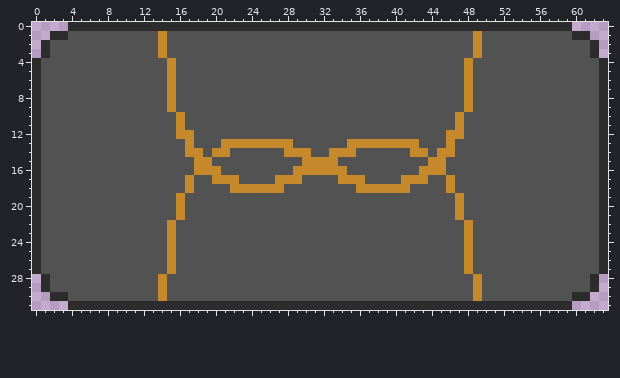
Pixel-art sprite -- Assets/Assignment/Textures/Buildings/Splitter.png. The picture above was drawn from the file before the commit.
The file is 64x32 pixels.
Now the later version:
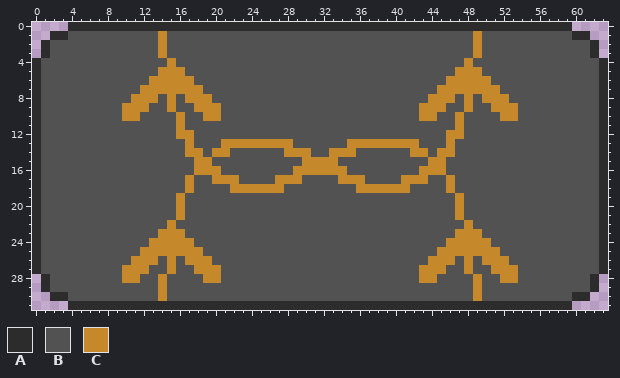
Palette (. is transparent): A #2c2c2c  B #525252  C #c5892b
From old to new:
@@ x 0..63 @@
  4 ABBBBBBBBBBBBBBCBBBBBBBBBBBBBBBBBBBBBBBBBBBBBBBBCBBBBBBBBBBBBBBA
- 5 ABBBBBBBBBBBBBBCBBBBBBBBBBBBBBBBBBBBBBBBBBBBBBBBCBBBBBBBBBBBBBBA
- 6 ABBBBBBBBBBBBBBCBBBBBBBBBBBBBBBBBBBBBBBBBBBBBBBBCBBBBBBBBBBBBBBA
- 7 ABBBBBBBBBBBBBBCBBBBBBBBBBBBBBBBBBBBBBBBBBBBBBBBCBBBBBBBBBBBBBBA
- 8 ABBBBBBBBBBBBBBCBBBBBBBBBBBBBBBBBBBBBBBBBBBBBBBBCBBBBBBBBBBBBBBA
- 9 ABBBBBBBBBBBBBBCBBBBBBBBBBBBBBBBBBBBBBBBBBBBBBBBCBBBBBBBBBBBBBBA
-10 ABBBBBBBBBBBBBBBCBBBBBBBBBBBBBBBBBBBBBBBBBBBBBBCBBBBBBBBBBBBBBBA
+ 5 ABBBBBBBBBBBBBCCCBBBBBBBBBBBBBBBBBBBBBBBBBBBBBBCCCBBBBBBBBBBBBBA
+ 6 ABBBBBBBBBBBBCCCCCBBBBBBBBBBBBBBBBBBBBBBBBBBBBCCCCCBBBBBBBBBBBBA
+ 7 ABBBBBBBBBBBCCCCCCCBBBBBBBBBBBBBBBBBBBBBBBBBBCCCCCCCBBBBBBBBBBBA
+ 8 ABBBBBBBBBBCCCBCBCCCBBBBBBBBBBBBBBBBBBBBBBBBCCCBCBCCCBBBBBBBBBBA
+ 9 ABBBBBBBBBCCCBBCBBCCCBBBBBBBBBBBBBBBBBBBBBBCCCBBCBBCCCBBBBBBBBBA
+10 ABBBBBBBBBCCBBBBCBBCCBBBBBBBBBBBBBBBBBBBBBBCCBBCBBBBCCBBBBBBBBBA
 11 ABBBBBBBBBBBBBBBCBBBBBBBBBBBBBBBBBBBBBBBBBBBBBBCBBBBBBBBBBBBBBBA
@@ x 0..63 @@
 22 ABBBBBBBBBBBBBBCBBBBBBBBBBBBBBBBBBBBBBBBBBBBBBBBCBBBBBBBBBBBBBBA
-23 ABBBBBBBBBBBBBBCBBBBBBBBBBBBBBBBBBBBBBBBBBBBBBBBCBBBBBBBBBBBBBBA
-24 ABBBBBBBBBBBBBBCBBBBBBBBBBBBBBBBBBBBBBBBBBBBBBBBCBBBBBBBBBBBBBBA
-25 ABBBBBBBBBBBBBBCBBBBBBBBBBBBBBBBBBBBBBBBBBBBBBBBCBBBBBBBBBBBBBBA
-26 ABBBBBBBBBBBBBBCBBBBBBBBBBBBBBBBBBBBBBBBBBBBBBBBCBBBBBBBBBBBBBBA
-27 ABBBBBBBBBBBBBBCBBBBBBBBBBBBBBBBBBBBBBBBBBBBBBBBCBBBBBBBBBBBBBBA
-28 .ABBBBBBBBBBBBCBBBBBBBBBBBBBBBBBBBBBBBBBBBBBBBBBBCBBBBBBBBBBBBA.
+23 ABBBBBBBBBBBBBCCCBBBBBBBBBBBBBBBBBBBBBBBBBBBBBBCCCBBBBBBBBBBBBBA
+24 ABBBBBBBBBBBBCCCCCBBBBBBBBBBBBBBBBBBBBBBBBBBBBCCCCCBBBBBBBBBBBBA
+25 ABBBBBBBBBBBCCCCCCCBBBBBBBBBBBBBBBBBBBBBBBBBBCCCCCCCBBBBBBBBBBBA
+26 ABBBBBBBBBBCCCBCBCCCBBBBBBBBBBBBBBBBBBBBBBBBCCCBCBCCCBBBBBBBBBBA
+27 ABBBBBBBBBCCCBBCBBCCCBBBBBBBBBBBBBBBBBBBBBBCCCBBCBBCCCBBBBBBBBBA
+28 .ABBBBBBBBCCBBCBBBBCCBBBBBBBBBBBBBBBBBBBBBBCCBBBBCBBCCBBBBBBBBA.
 29 .ABBBBBBBBBBBBCBBBBBBBBBBBBBBBBBBBBBBBBBBBBBBBBBBCBBBBBBBBBBBBA.
